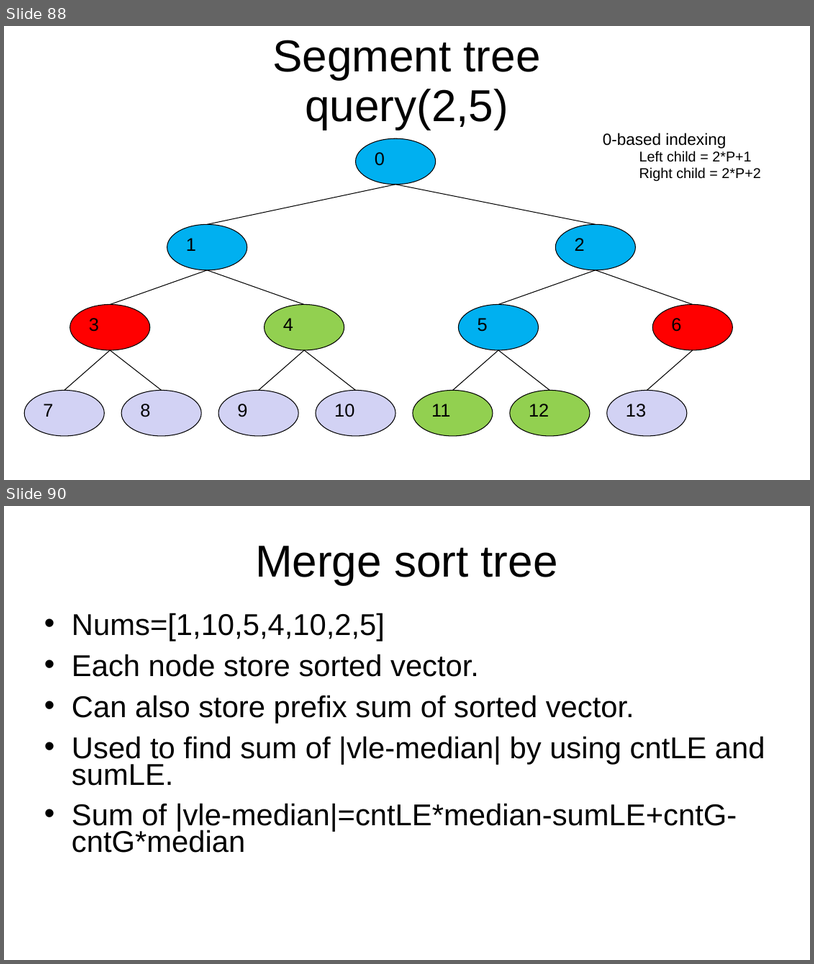
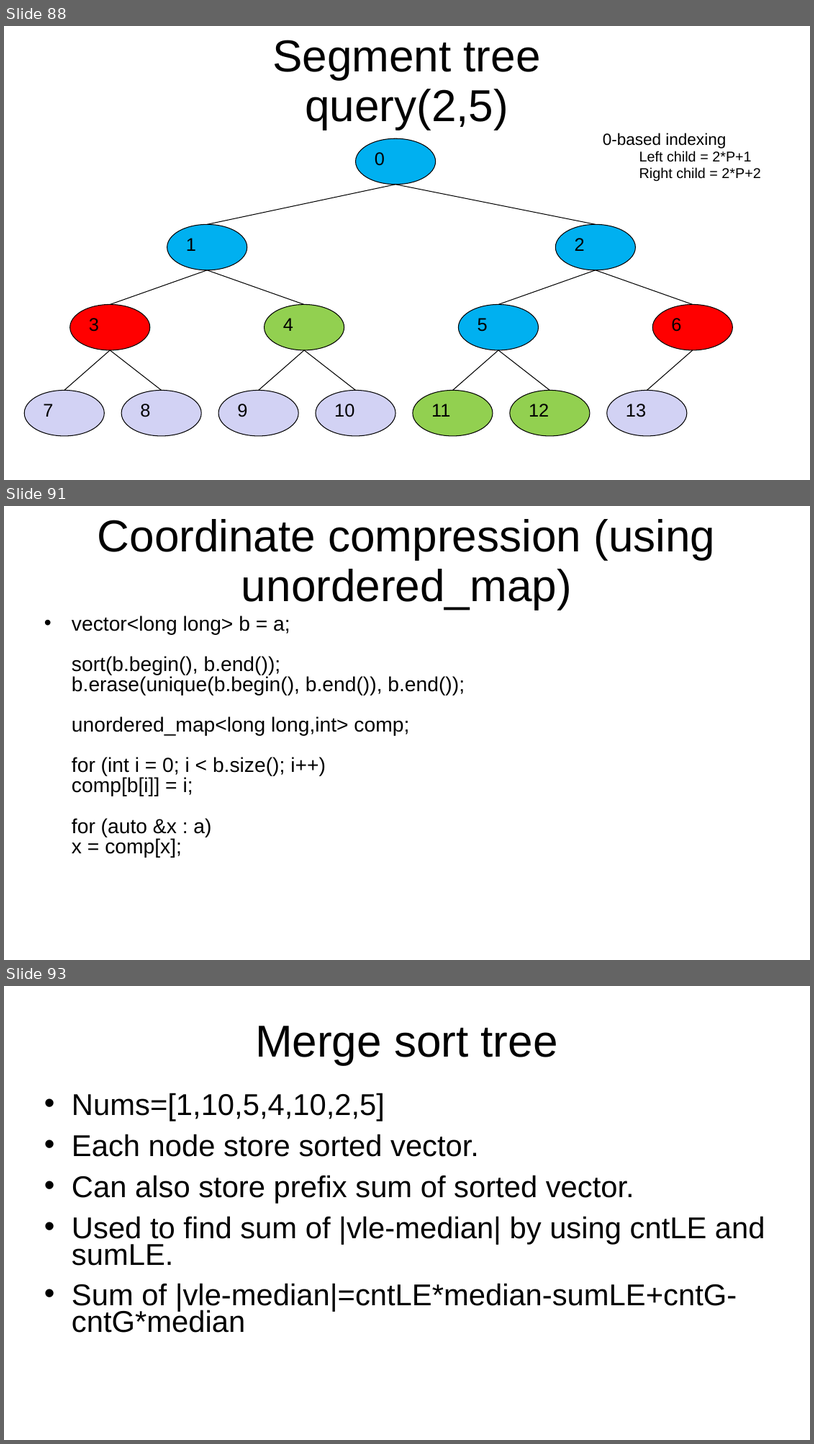
Before and after one commit to kindaichinisan/CompetitiveProgramming, a slide deck: MyCode/competitive_programming.ppt. Shown one above the other, each under a label of ours: slides 88 and 90 before the commit, slides 88, 91 and 93 after it; the slides between them are not shown. The pictures are 814x964 and 814x1444 pixels, drawn with LibreOffice and Linux fonts; fonts in the diff are those of the drawing. Boxes give left, top, right and bottom in pixels: in the first picture for what was removed or moved away, otherwise in the second. Text is boxed around its words. In the diff, an @@ line names an element or a change of style, - is before the commit and + after.

```diff
--- a/MyCode/competitive_programming.ppt
+++ b/MyCode/competitive_programming.ppt
@@ slide 91 added at <box>4,506,810,960</box>, background #FFFFFF @@
@@ title added at <box>98,519,715,610</box>, 44 pt, text #000000 @@
+Coordinate compression (using unordered_map)
@@ text added at <box>72,615,465,857</box>, 20 pt, text #000000 @@
+• vector<long long> b = a;
+  sort(b.begin(), b.end());
+  b.erase(unique(b.begin(), b.end()), b.end());
+  unordered_map<long long,int> comp;
+  for (int i = 0; i < b.size(); i++)
+  comp[b[i]] = i;
+  for (auto &x : a)
+  x = comp[x];
@@ what was slide 90 is now slide 93 @@
```
Also in this commit, not shown: 4 slides changed, 25 other slides added, 9 other files.
